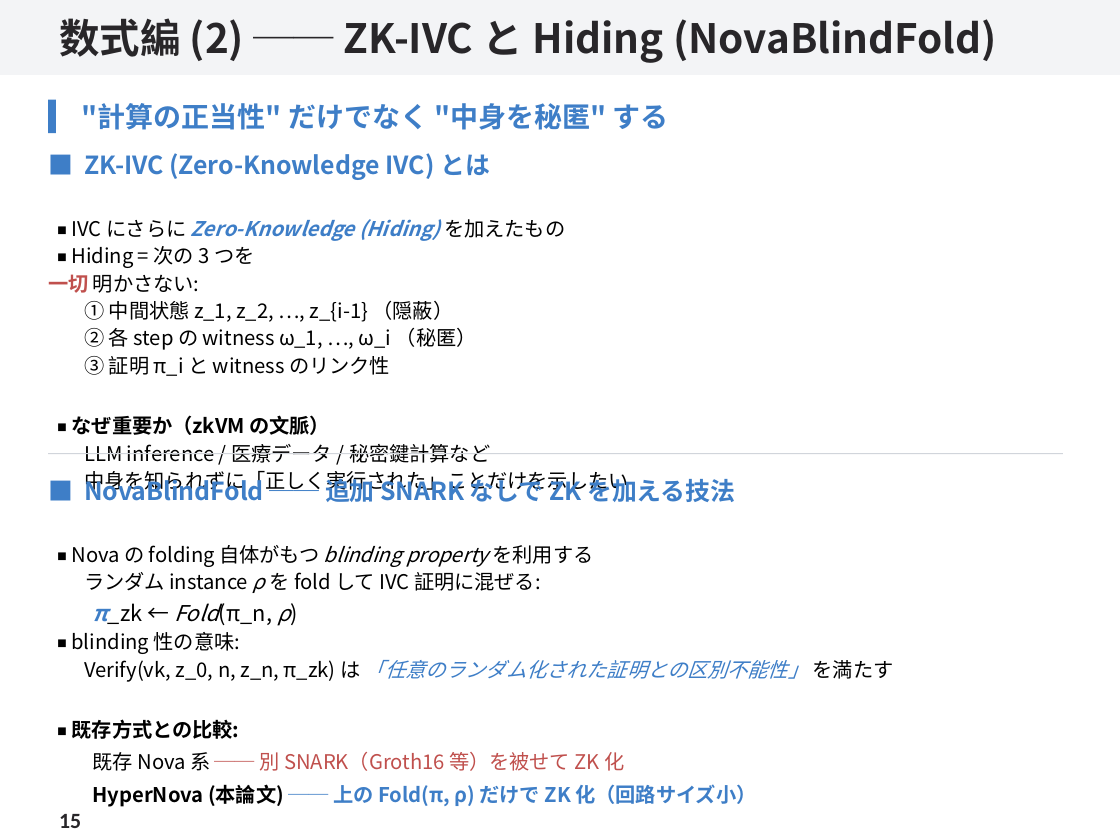
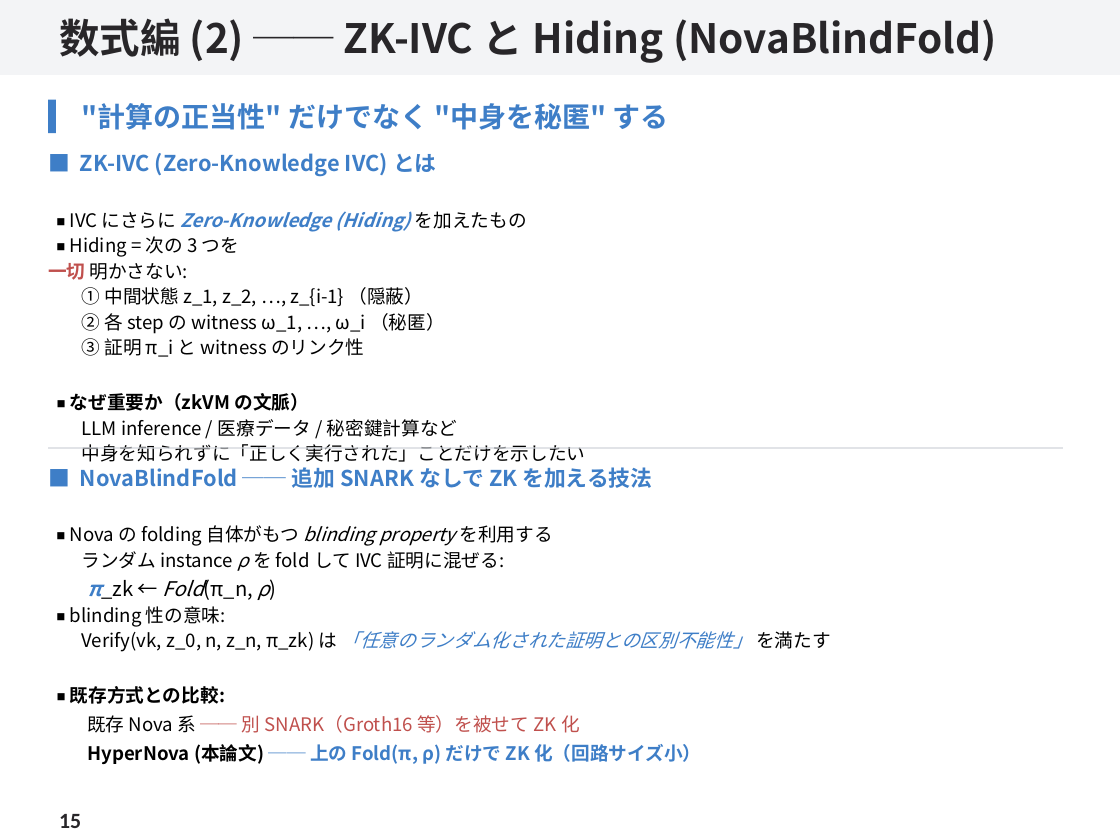
Before and after one commit to SMRI2170/rinkou-hypernova, a slide deck: slide 15 of docs/pptx/hypernova-rinkou.pptx. Drawn at 1120x840 pixels with LibreOffice and Linux fonts; fonts in the diff are those of the drawing. Boxes give left, top, right and bottom in pixels: in the first picture for what was removed or moved away, otherwise in the second. Text is boxed around its words. In the diff, an @@ line names an element or a change of style, - is before the commit and + after.

```diff
--- a/docs/pptx/hypernova-rinkou.pptx
+++ b/docs/pptx/hypernova-rinkou.pptx
@@ text "■ ZK-IVC (Zero-Knowledge IVC) とは" at [48, 153, 586, 462]: size 16 to 14 pt in "■ ZK-IVC (Zero-Knowledge IVC) とは"; size 13 to 12 pt in "◾ IVC にさらに Zero-Knowledge (Hiding) を加えたもの", "◾ Hiding = 次の 3 つを", "一切 明かさない:", "① 中間状態 z_1, z_2, …, z_{i-1} （隠蔽）" and 5 more places @@
@@ line moved from (48, 454) - (1063, 454) to (48, 448) - (1063, 448) @@
@@ text "■ NovaBlindFold ── 追加 SNARK ...": place and size @@
-text "■ NovaBlindFold ── 追加 SNARK ..." at [72, 475, 894, 806]
+text "■ NovaBlindFold ── 追加 SNARK ..." at [70, 467, 831, 764]
@@ text "■ NovaBlindFold ── 追加 SNARK ..." at [70, 467, 831, 764]: size 16 to 14 pt in "■ NovaBlindFold ── 追加 SNARK なしで ZK ..."; size 13 to 12 pt in "◾ Nova の folding 自体がもつ blinding property ...", "ランダム instance ρ を fold して IVC ...", "◾ blinding 性の意味:", "Verify(vk, z_0, n, z_n, π_zk) は 「任意のランダム化された証明との区別不能性」 ..." and 3 more places; size 14 to 13 pt in "π_zk ← Fold(π_n, ρ)" @@
```
Also in this commit, not shown: 5 other slides changed, 6 other files.
